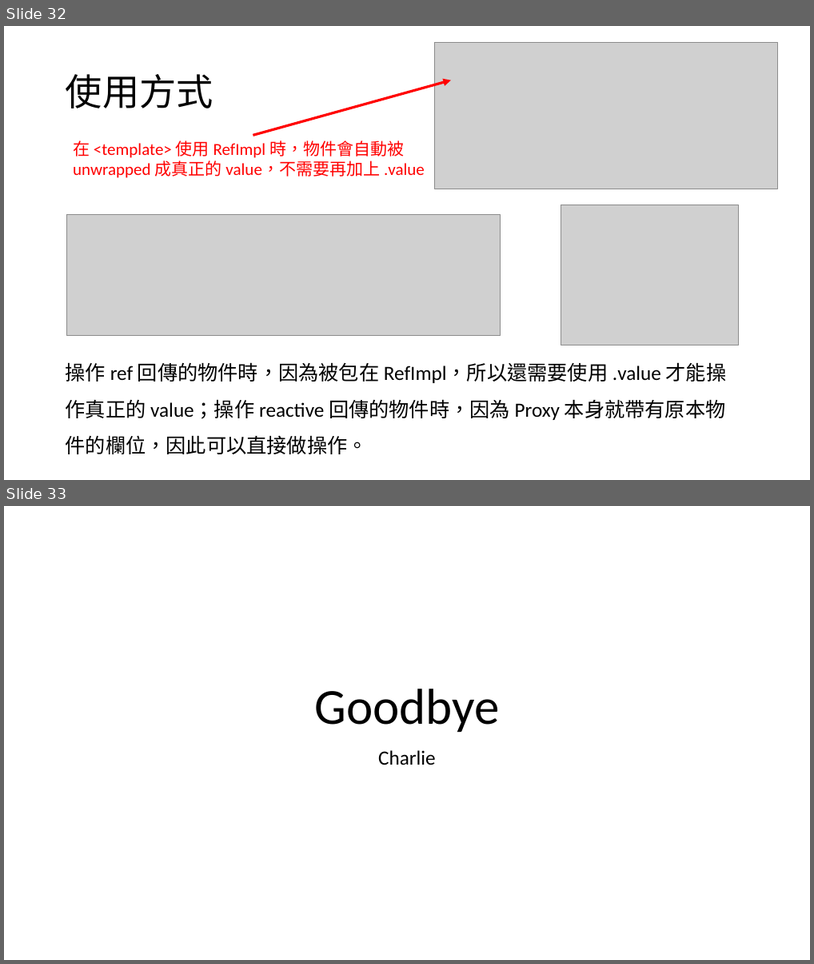
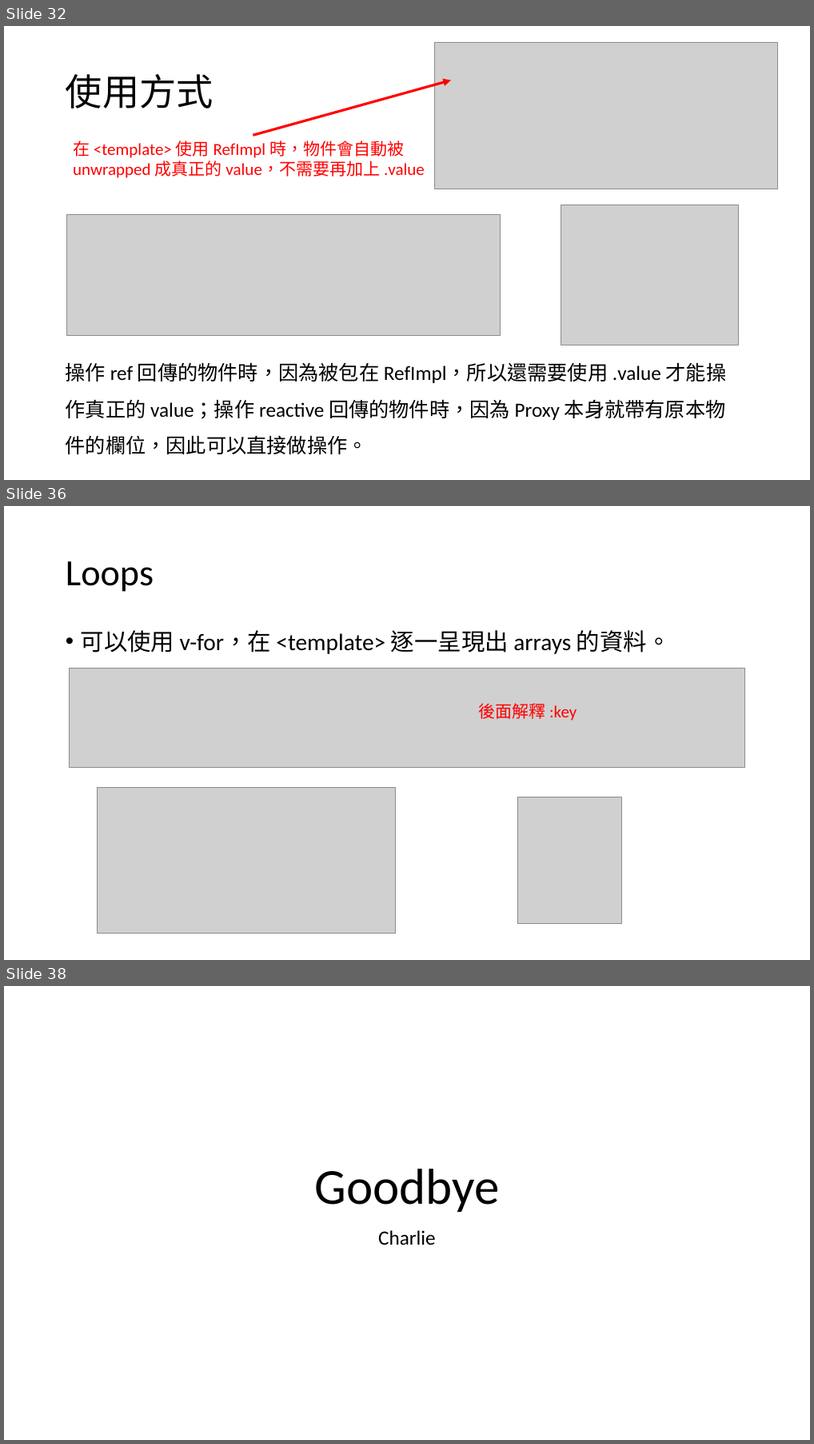
Before and after one commit to michael-ouyang-projects/vue3-practice, a slide deck: VUE3.pptx. Shown one above the other, each under a label of ours: slides 32 and 33 before the commit, slides 32, 36 and 38 after it; the slides between them are not shown. The pictures are 814x964 and 814x1444 pixels, drawn with LibreOffice and Linux fonts; fonts in the diff are those of the drawing; grey boxes stand for pictures. Boxes give left, top, right and bottom in pixels: in the first picture for what was removed or moved away, otherwise in the second. Text is boxed around its words. In the diff, an @@ line names an element or a change of style, - is before the commit and + after.

```diff
--- a/VUE3.pptx
+++ b/VUE3.pptx
@@ slide 36 added at box(4, 506, 810, 960), background #FFFFFF @@
@@ title added at box(66, 561, 154, 592), 44 pt, text #000000 @@
+Loops
@@ text added at box(81, 630, 670, 654), 28 pt, text #000000 @@
+• 可以使用 v-for，在 <template> 逐一呈現出 arrays 的資料。
@@ picture added at box(70, 668, 746, 767) @@
@@ text added at box(478, 703, 577, 720), 20 pt, text #FF0000 @@
+後面解釋 :key
@@ picture added at box(97, 788, 396, 933) @@
@@ picture added at box(518, 797, 622, 924) @@
@@ what was slide 33 is now slide 38 @@
```
Also in this commit, not shown: 1 slide changed, 4 other slides added.
